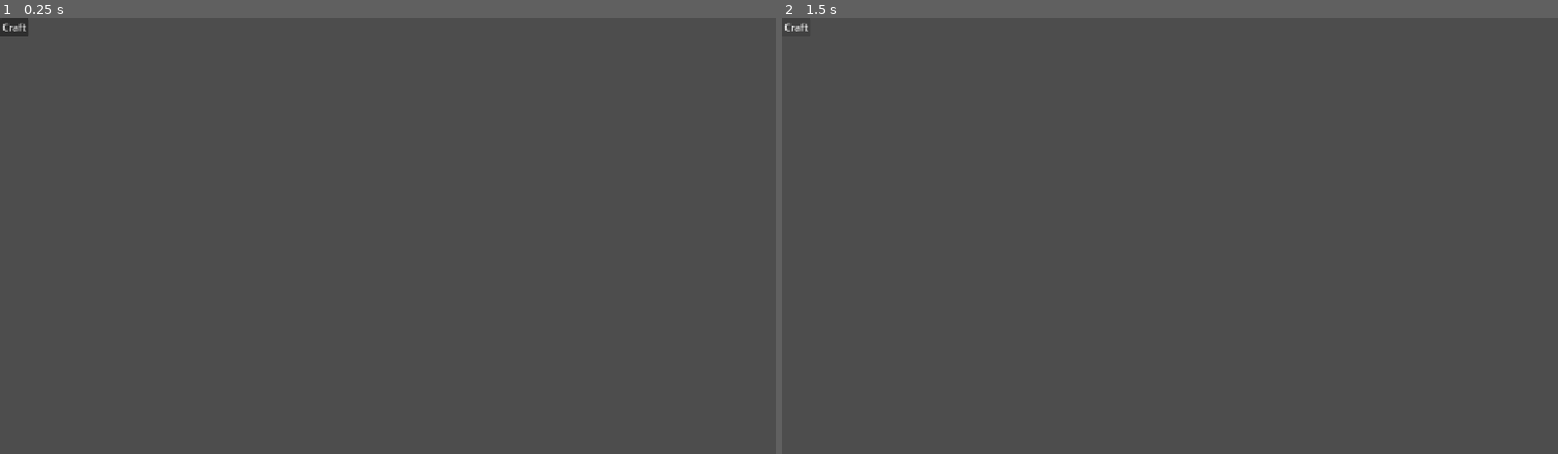
Above: before the commit, frames 1-2 (left to right).
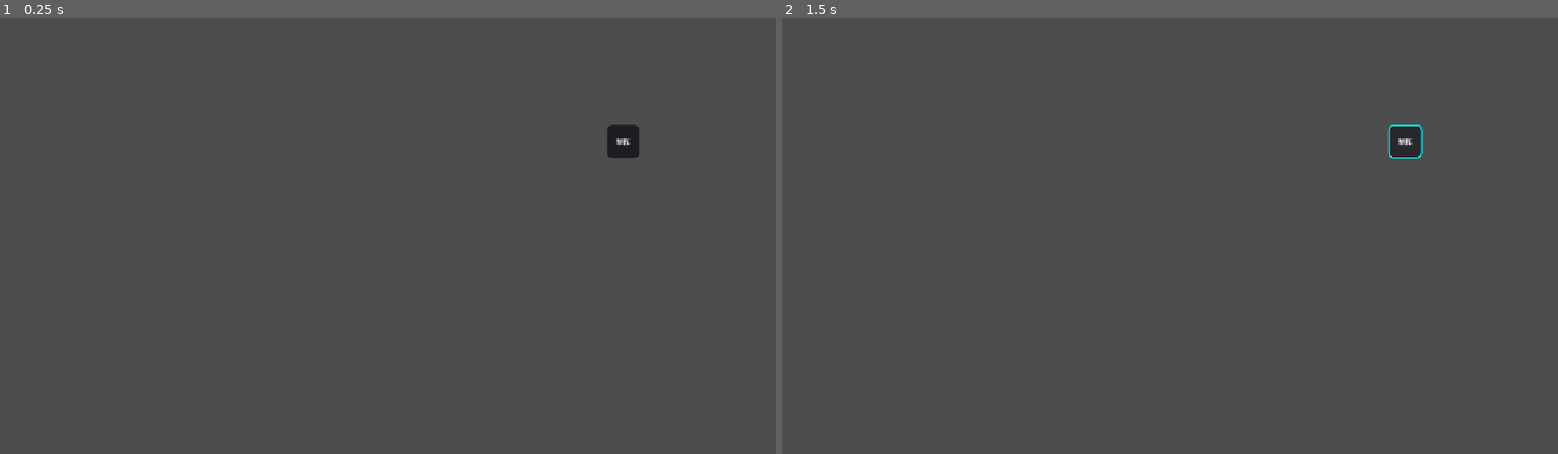
Above: after the commit, the same moments.

Repository: grimoire1089-coder/optimistic
Game: Godot game, scene res://Scenes/UI/HUD/CraftButton.tscn
The game is run twice, just before and just after one commit, with the same random seed, the same clock (stepped at 60 frames per second) and the same inputs. This scene is started directly instead of the project's main scene. Sound files missing from this copy of the repository are replaced by a short silence.
Inputs:
- Up to frame 1 (0.25 s): no input
- Up to frame 2 (1.5 s): click "Craft" (after the commit: "制作") at 0.5 s; click "Craft" (after the commit: "制作") at 1.25 s

The runs differ from the first frame. In frame 1, 0.4% of the frame differs, in the area x 0-83%, y 0-33%; in frame 2, 0.4%.

Commit message:
Finish craft button scene

Diff:
--- a/Scenes/UI/HUD/CraftButton.tscn
+++ b/Scenes/UI/HUD/CraftButton.tscn
@@ -1,4 +1,20 @@
-[gd_scene format=3]
+[gd_scene load_steps=2 format=3]
+
+[ext_resource type="Script" path="res://Scripts/UI/HUD/CraftButton.gd" id="1_craft_button"]
 
 [node name="CraftButton" type="Button"]
+custom_minimum_size = Vector2(56, 56)
+layout_mode = 3
+anchors_preset = 1
+anchor_left = 1.0
+anchor_right = 1.0
+offset_left = -280.0
+offset_top = 176.0
+offset_right = -224.0
+offset_bottom = 232.0
+grow_horizontal = 0
+grow_vertical = 0
+mouse_default_cursor_shape = 2
 text = "Craft"
+script = ExtResource("1_craft_button")
+craft_menu_path = NodePath("../CraftMenu")
